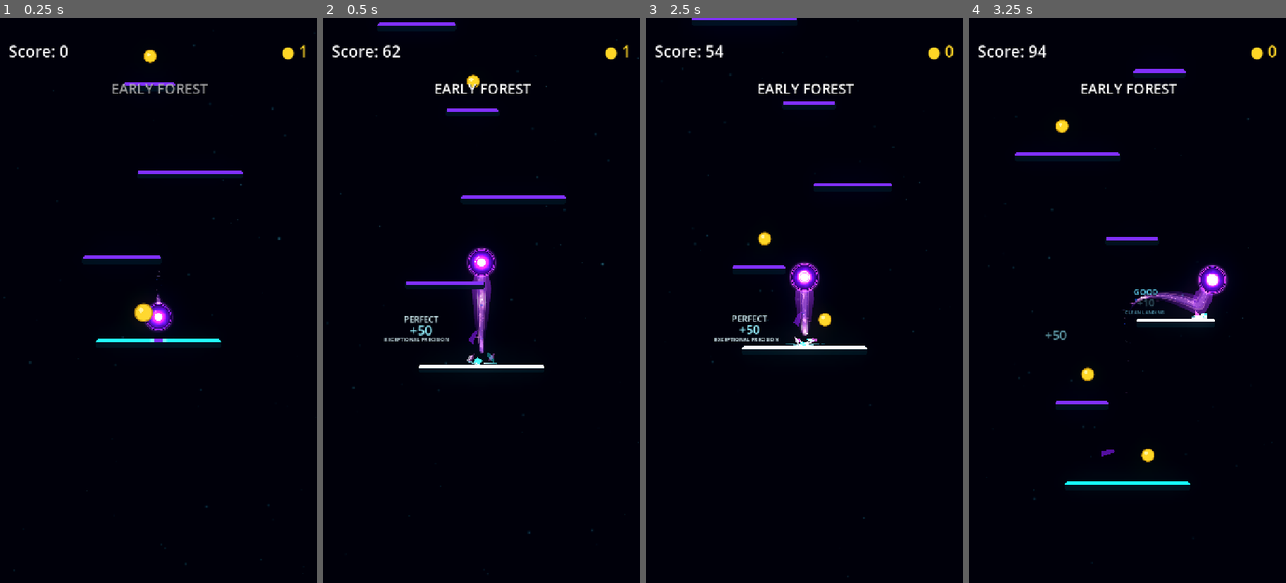
Above: before the commit, frames 1-4 (left to right).
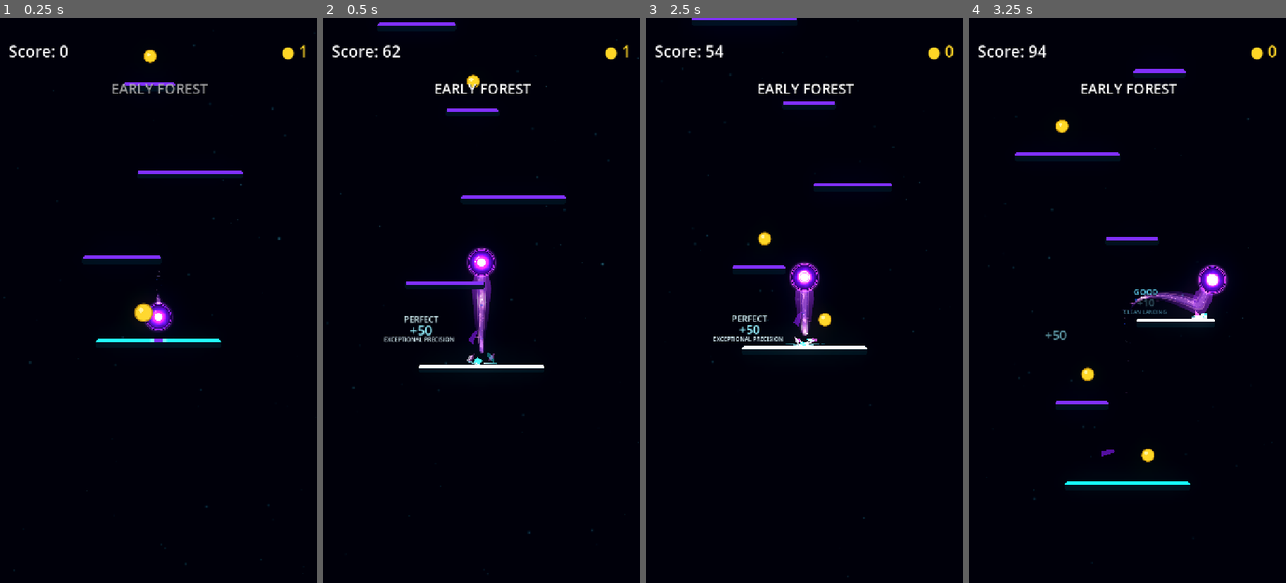
Above: after the commit, the same moments.

Repository: Kryodo/TowerJump
Game: Godot game, scene res://scenes/main.tscn
Same seed, same stepped clock (60 frames per second), same inputs: the game is played once before the commit and once after it.
Inputs (mouse positions are in pixels of both pictures, inside the frame that each line leads up to):
- Up to frame 1 (0.25 s): no input
- Up to frame 2 (0.5 s): no input
- Up to frame 3 (2.5 s): move the mouse to (874, 272) at 0.52 s; hold Right (ui_right) 0.53-1.25 s; click (874, 272) at 0.67 s; drag from (741, 328) to (794, 193) at 1.27 s; click "Nochmal spielen" at 2 s
- Up to frame 4 (3.25 s): move the mouse to (1159, 176) at 2.77 s; hold Right (ui_right) from 2.78 s (still down)

Frame 1 is identical in both runs. In frame 2, 0.2% of the frame differs, in the area x 19-42%, y 56-58%; in frame 3, 0.2%; in frame 4, less than 0.1%.

Commit message:
Polish combo indicators and landing reward details

Diff:
--- a/scripts/landing/landing_feedback_presenter.gd
+++ b/scripts/landing/landing_feedback_presenter.gd
@@ -18,7 +18,6 @@
 const REWARD_SIZE := Vector2(160.0, 66.0)
 const STATUS_SIZE := Vector2(150.0, 42.0)
 const CLUTCH_SIZE := Vector2(144.0, 30.0)
-const EVENT_SIZE := Vector2(188.0, 34.0)
 
 const GOOD_COLOR := Color(0.40, 0.86, 1.0, 1.0)
 const EPIC_COLOR := Color(0.72, 0.44, 1.0, 1.0)
@@ -47,6 +46,11 @@
 var _indicator_hiding: Dictionary = {}
 var _pulse_clock: float = 0.0
 var _state_pop_timer: float = 0.0
+var _status_anchor_side: int = 1
+var _last_ball_screen_position: Vector2 = Vector2.ZERO
+var _status_screen_velocity: Vector2 = Vector2.ZERO
+var _orb_core_blend: float = 0.0
+var _orb_core_blend_target: float = 0.0
 
 
 func _ready() -> void:
@@ -139,12 +143,6 @@
 	if bool(result.get("clutch", false)):
 		_spawn_clutch_feedback(result, platform, reward_side)
 
-	# Milestones remain separate events, positioned relative to the persistent
-	# indicator rather than being added to the temporary reward detail line.
-	if bool(result.get("streak_activated", false)):
-		_spawn_state_transition("▲  STREAK!", STREAK_COLOR)
-	elif bool(result.get("combo_activated", false)):
-		_spawn_state_transition("✦  COMBO!", _quality_color(str(result.get("quality", "GOOD"))))
 
 
 func _spawn_landing_reward(result: Dictionary, platform: Node2D) -> int:
@@ -185,8 +183,10 @@
 	reward_root.add_child(points_label)
 
 	var detail_label := _make_label(
-		"LandingRewardDetail", Vector2(REWARD_SIZE.x, 18.0), 12, quality_color.lightened(0.14), 3
-	)
+		"LandingRewardDetail", Vector2(REWARD_SIZE.x, 18.0), 13, quality_color.lightened(0.14), 0
+	)
+	detail_label.add_theme_color_override("font_shadow_color", Color(0.0, 0.0, 0.0, 0.0))
+	detail_label.add_theme_constant_override("shadow_outline_size", 0)
 	detail_label.position = Vector2(0.0, 48.0)
 	detail_label.text = detail_text
 	reward_root.add_child(detail_label)
@@ -234,9 +234,9 @@
 			"label": detail_label,
 			"base_position": detail_label.position,
 			"delay": 0.03,
-			"fade_start": 0.16,
-			"fade_duration": 0.18,
-			"duration": 0.38,
+			"fade_start": 0.34,
+			"fade_duration": 0.30,
+			"duration": 0.70,
 			"drift_factor": 0.38,
 			"drop_factor": 0.30,
 			"spring": 0.90,
@@ -257,6 +257,13 @@
 
 
 func _build_reward_detail(result: Dictionary) -> String:
+	# Activation copy lives beside the landing reward, where it cannot be lost
+	# over the trail. Clutch remains its own edge-anchored event.
+	if bool(result.get("streak_activated", false)):
+		return "STREAK REACHED"
+	if bool(result.get("combo_activated", false)):
+		return "COMBO ACTIVATED"
+
 	var quality: String = str(result.get("quality", "GOOD"))
 	match quality:
 		"PERFECT":
@@ -265,7 +272,6 @@
 			return "SHARP PRECISION"
 		_:
 			return "CLEAN LANDING"
-
 
 func _choose_reward_start(
 	anchor: Vector2,
@@ -376,35 +382,6 @@
 		clutch_label.z_index = 36
 
 
-func _spawn_state_transition(label_text: String, color: Color) -> void:
-	if not state_indicator_enabled:
-		return
-
-	var viewport_size: Vector2 = _get_viewport_size()
-	var ball_screen: Vector2 = _get_ball_screen_position()
-	var status_position: Vector2 = (
-		_status_root.position
-		if _status_position_initialized
-		else _get_status_target(ball_screen, viewport_size)
-	)
-	var requested := Vector2(
-		status_position.x + STATUS_SIZE.x * 0.5 - EVENT_SIZE.x * 0.5,
-		status_position.y - EVENT_SIZE.y - 3.0
-	)
-	var start := _fit_local_position(requested, EVENT_SIZE, viewport_size)
-	_spawn_floating_label(
-		label_text,
-		color,
-		23,
-		EVENT_SIZE,
-		start,
-		0.68,
-		12.0,
-		-18.0,
-		0.01,
-		40,
-		0.0
-	)
 
 
 func _spawn_floating_label(
@@ -448,13 +425,41 @@
 	return label
 
 
+func _choose_status_anchor_side(ball_screen: Vector2, viewport_size: Vector2) -> int:
+	var radius: float = _get_ball_radius()
+	var gap: float = 8.0
+	var left_space: float = ball_screen.x - radius - gap - screen_safe_margin
+	var right_space: float = viewport_size.x - screen_safe_margin - (ball_screen.x + radius + gap)
+	if right_space >= STATUS_SIZE.x and left_space < STATUS_SIZE.x:
+		return 1
+	if left_space >= STATUS_SIZE.x and right_space < STATUS_SIZE.x:
+		return -1
+	# When both sides fit, place the tag on the inboard shoulder.
+	return 1 if ball_screen.x < viewport_size.x * 0.5 else -1
+
+
 func _get_status_target(ball_screen: Vector2, viewport_size: Vector2) -> Vector2:
 	var radius: float = _get_ball_radius()
-	# One consistent home: centred over the orb, close to its upper edge.
-	# Edge fitting nudges it inward, but it never flips to the other side.
-	var x: float = ball_screen.x - STATUS_SIZE.x * 0.5
-	var y: float = ball_screen.y - radius - STATUS_SIZE.y + 3.0
+	var gap: float = 8.0
+	var x: float = (
+		ball_screen.x + radius + gap
+		if _status_anchor_side > 0
+		else ball_screen.x - radius - gap - STATUS_SIZE.x
+	)
+	# The tag sits beside the upper shoulder, never directly above the core.
+	var y: float = ball_screen.y - radius * 0.62 - STATUS_SIZE.y * 0.50
 	return _fit_local_position(Vector2(x, y), STATUS_SIZE, viewport_size)
+
+
+func _get_status_edge_visibility(ball_screen: Vector2, viewport_size: Vector2) -> float:
+	var radius: float = _get_ball_radius()
+	var gap: float = 8.0
+	var available: float
+	if _status_anchor_side > 0:
+		available = viewport_size.x - screen_safe_margin - (ball_screen.x + radius + gap)
+	else:
+		available = ball_screen.x - radius - gap - screen_safe_margin
+	return clampf(available / STATUS_SIZE.x, 0.0, 1.0)
 
 
 func _update_status_follow(delta: float) -> void:
@@ -463,11 +468,24 @@
 
 	var viewport_size: Vector2 = _get_viewport_size()
 	var ball_screen: Vector2 = _get_ball_screen_position()
-	var target_position: Vector2 = _get_status_target(ball_screen, viewport_size)
+	if not _status_position_initialized:
+		_last_ball_screen_position = ball_screen
+		_status_screen_velocity = Vector2.ZERO
+	else:
+		if delta > 0.0:
+			var raw_velocity: Vector2 = (ball_screen - _last_ball_screen_position) / delta
+			_status_screen_velocity = _status_screen_velocity.lerp(raw_velocity, 0.18)
+		_last_ball_screen_position = ball_screen
+
+	# A small, filtered lead keeps the tag beside the orb instead of trailing
+	# into the comet ribbon. The cap prevents sudden motion from moving the tag.
+	var predictive_offset := Vector2(
+		clampf(_status_screen_velocity.x * 0.035, -7.0, 7.0),
+		clampf(_status_screen_velocity.y * 0.025, -4.0, 4.0)
+	)
+	var target_position: Vector2 = _get_status_target(ball_screen + predictive_offset, viewport_size)
 	var target_jump_distance: float = _status_root.position.distance_to(target_position)
 
-	# Follow ordinary motion smoothly; snap only on a screen-wrap/teleport-sized
-	# discontinuity so the tag never visibly sweeps across the screen.
 	if (
 		not _status_position_initialized
 		or target_jump_distance > minf(120.0, viewport_size.x * 0.22)
@@ -478,6 +496,9 @@
 		var follow_weight: float = 1.0 - exp(-state_follow_speed * delta)
 		_status_root.position = _status_root.position.lerp(target_position, follow_weight)
 
+	# Do not flip the label at an edge. If its locked side no longer has room,
+	# it fades away; the orb's chain ring/core remains the backup state cue.
+	_status_root.modulate.a = _get_status_edge_visibility(ball_screen, viewport_size)
 
 func _on_combo_state_changed(state: Dictionary) -> void:
 	if not state_indicator_enabled or _status_root == null:
@@ -490,22 +511,32 @@
 
 	var chain_count: int = int(state.get("chain_count", 0))
 	var quality: String = str(state.get("quality", "GOOD"))
-	_update_orb_chain_feedback(chain_count, quality)
-
 	var combo_active: bool = bool(state.get("combo_active", false))
 	var streak_active: bool = bool(state.get("streak_active", false))
+	_update_orb_chain_feedback(chain_count, quality, combo_active)
+
 	if chain_count <= 0 or (not combo_active and not streak_active):
 		_hide_indicator(_combo_label)
 		_hide_indicator(_streak_label)
 		_status_root.visible = false
+		_status_root.modulate.a = 1.0
 		_status_position_initialized = false
+		_status_screen_velocity = Vector2.ZERO
 		return
 
 	var multiplier: float = float(state.get("multiplier", 1.0))
 	var quality_color: Color = _quality_color(quality)
+	if not _status_root.visible:
+		_status_anchor_side = _choose_status_anchor_side(
+			_get_ball_screen_position(),
+			_get_viewport_size()
+		)
+		_status_position_initialized = false
+		_last_ball_screen_position = _get_ball_screen_position()
 	_status_root.visible = true
 
 	if combo_active:
+		# Keep the current chain's quality accent for the Combo entry and idle tag.
 		_set_indicator(
 			_combo_label,
 			"✦  COMBO  ×%.2f" % multiplier,
@@ -531,12 +562,11 @@
 		_hide_indicator(_streak_label)
 
 	if (combo_active and not previous_combo_active) or (streak_active and not previous_streak_active):
-		_state_pop_timer = 0.30
+		_state_pop_timer = 0.34
 	elif previous_chain_count != chain_count:
 		_state_pop_timer = 0.24
 
-
-func _update_orb_chain_feedback(chain_count: int, quality: String) -> void:
+func _update_orb_chain_feedback(chain_count: int, quality: String, combo_active: bool) -> void:
 	if _orb_visual == null or not is_instance_valid(_orb_visual):
 		return
 	var material := _orb_visual.material as ShaderMaterial
@@ -555,7 +585,23 @@
 		clampf(float(chain_count), 0.0, 3.0)
 	)
 	material.set_shader_parameter("quality_chain", quality_id)
-
+	if combo_active:
+		# Preserve the last active grade while its core tint eases back out on a break.
+		material.set_shader_parameter("combo_core_quality", quality_id)
+		_orb_core_blend_target = 1.0
+	else:
+		_orb_core_blend_target = 0.0
+
+
+func _update_orb_core_blend(delta: float) -> void:
+	if _orb_visual == null or not is_instance_valid(_orb_visual):
+		return
+	var material := _orb_visual.material as ShaderMaterial
+	if material == null:
+		return
+	var weight: float = 1.0 - exp(-8.0 * delta)
+	_orb_core_blend = lerpf(_orb_core_blend, _orb_core_blend_target, weight)
+	material.set_shader_parameter("combo_core_blend", _orb_core_blend)
 
 func _set_indicator(label: Label, text_value: String, color: Color, animate: bool) -> void:
 	if label == null:
@@ -588,12 +634,15 @@
 		return
 
 	label.modulate = Color(1.0, 1.0, 1.0, 0.0)
-	label.scale = Vector2.ONE * 0.82
-
+	label.scale = Vector2.ONE * 0.72
+
+	var peak_scale: float = 1.17 if label == _combo_label else 1.13
 	var tween := create_tween()
 	tween.set_parallel(true)
-	tween.tween_property(label, "modulate:a", 1.0, 0.12)
-	tween.tween_property(label, "scale", Vector2.ONE, 0.22).set_trans(Tween.TRANS_BACK).set_ease(Tween.EASE_OUT)
+	tween.tween_property(label, "modulate:a", 1.0, 0.11)
+	tween.tween_property(label, "scale", Vector2.ONE * peak_scale, 0.19).set_trans(Tween.TRANS_BACK).set_ease(Tween.EASE_OUT)
+	tween.set_parallel(false)
+	tween.tween_property(label, "scale", Vector2.ONE, 0.14).set_trans(Tween.TRANS_CUBIC).set_ease(Tween.EASE_OUT)
 
 
 func _hide_indicator(label: Label) -> void:
@@ -793,6 +842,7 @@
 	_update_reward_animations(delta)
 	_update_floating_labels(delta)
 	_update_status_follow(delta)
+	_update_orb_core_blend(delta)
 
 	if _status_root == null or not _status_root.visible or not state_indicator_enabled:
 		return
